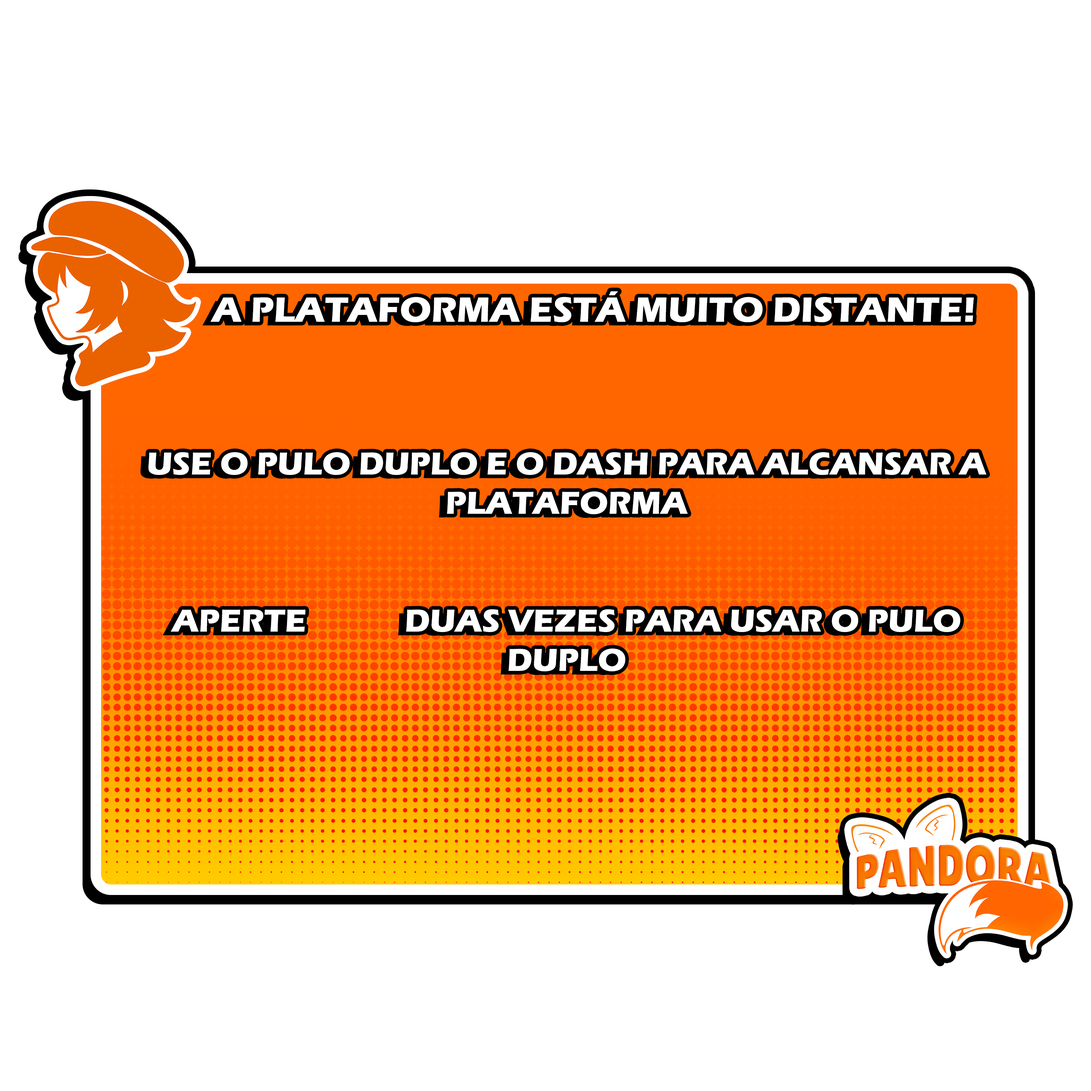
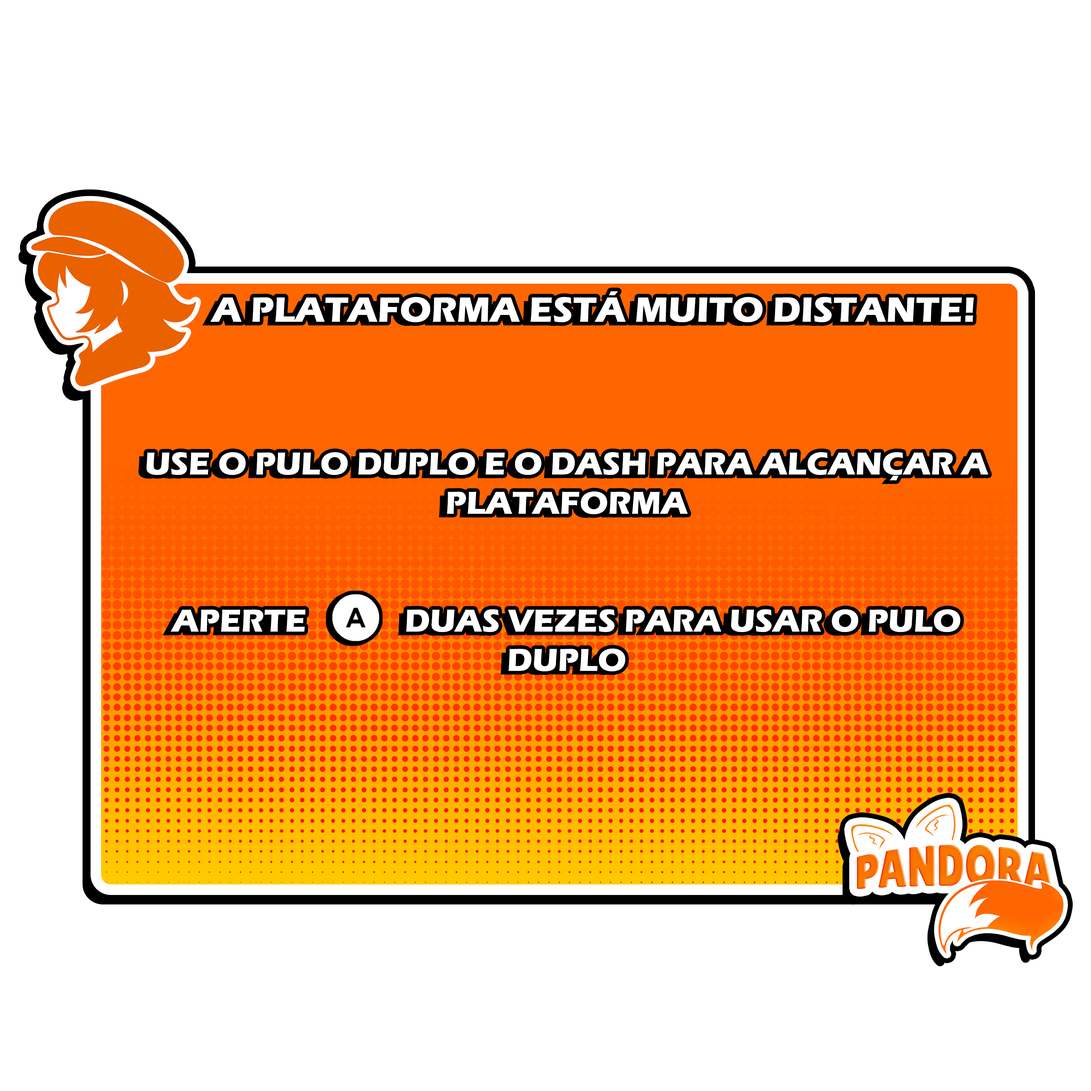
Two versions of the same layered image (1091×1091). Layer-by-layer changes:
showed "xbox_button_a" over [325,590,383,647]
painted on "A PLATAFORMA ESTÁ MUITO DISTANTE! USE O PULO DUP" over [146,452,989,481]
